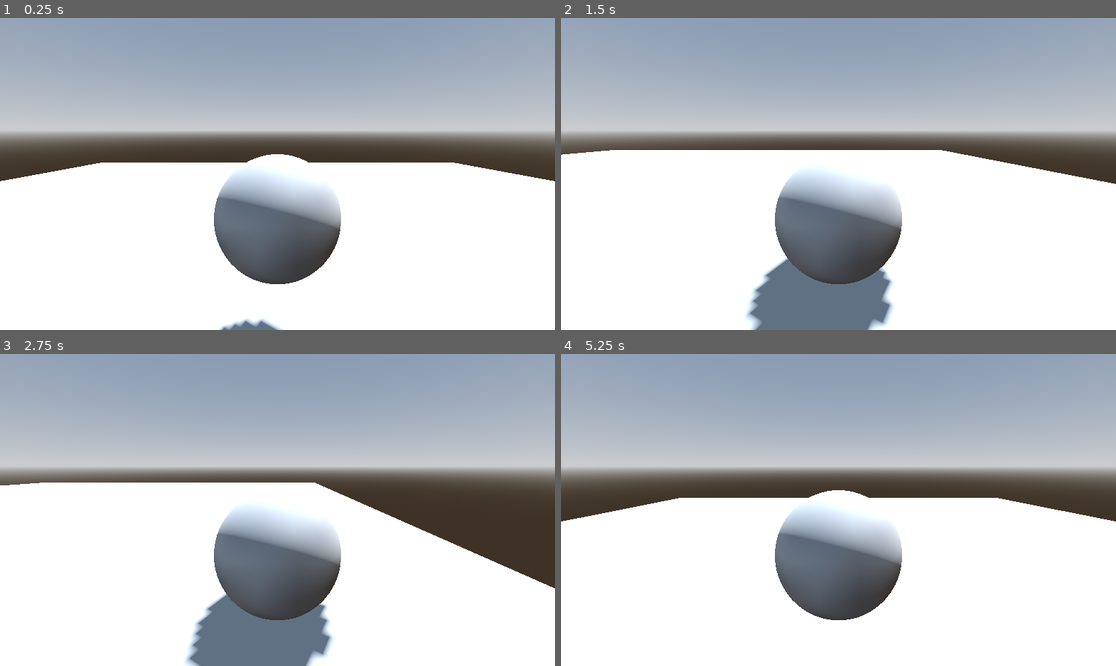
Above: before the commit, frames 1-4 (two rows, left to right).
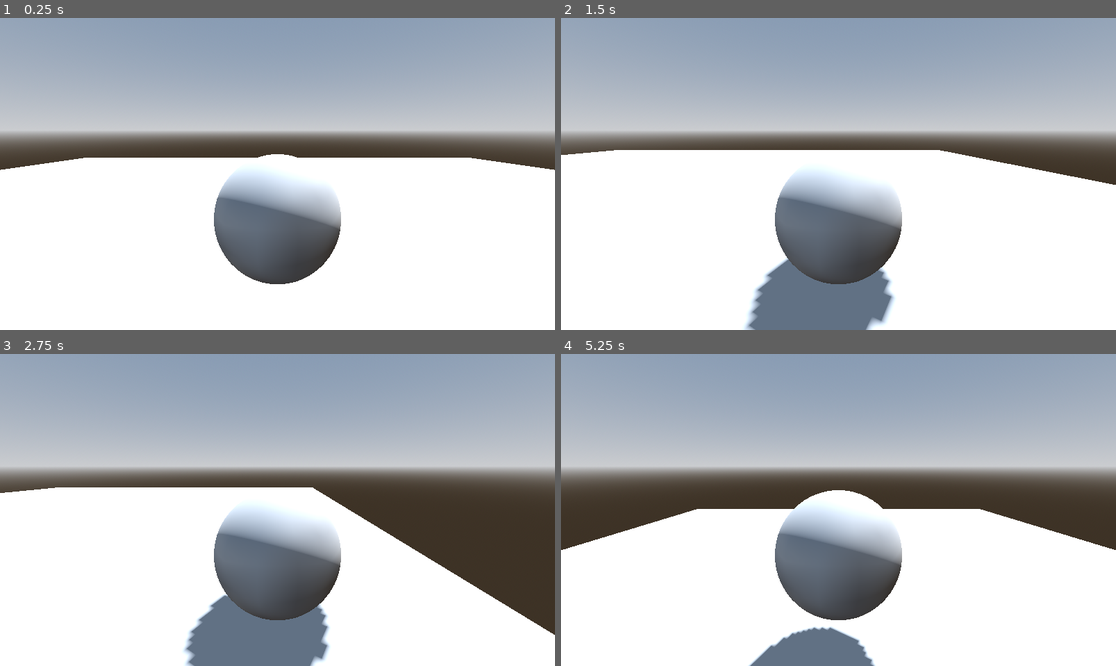
Above: after the commit, the same moments.

Repository: AuroraEchoes/GameJamTechFest2025
Game: Godot game, scene res://scenes/SnowballMovement.tscn
Same seed, same stepped clock (60 frames per second), same inputs: the game is played once before the commit and once after it.
Inputs:
- Up to frame 1 (0.25 s): no input
- Up to frame 2 (1.5 s): tap Enter (ui_accept) at 0.5, 0.77 s; hold Right (ui_right) 0.53-1.28 s; hold Down (ui_down) from 1.28 s (still down)
- Up to frame 3 (2.75 s): tap Enter (ui_accept) at 1.52 s; release Down (ui_down) at 2.03 s; hold Right (ui_right) from 2.03 s (still down)
- Up to frame 4 (5.25 s): release Right (ui_right) at 2.78 s; hold Up (ui_up) 2.78-3.53 s; tap Enter (ui_accept) at 3.02, 3.77, 4.52 s; hold Left (ui_left) 3.53-5.03 s; hold Down (ui_down) from 5.03 s (still down)

The runs differ from the first frame. In frame 1, 2.2% of the frame differs, in the area x 0-100%, y 44-100%; in frame 2, 0.6%; in frame 3, 5.2%; in frame 4, 6.7%, in the area x 0-100%, y 46-100%.

Commit message:
Updating the ball dize
Added a little update to the bottom of "snowballMovement" allowing for the size to slowly update over time

Diff:
--- a/scenes/SnowballMovement.tscn
+++ b/scenes/SnowballMovement.tscn
@@ -43,7 +43,7 @@
 shape = SubResource("ConcavePolygonShape3D_vhi4e")
 
 [node name="CharacterBody3D" type="CharacterBody3D" parent="MeshInstance3D"]
-transform = Transform3D(0.1, 7.00412e-13, -3.63798e-12, 7.00412e-13, 0.1, -1.13687e-13, 2.72848e-12, 1.7053e-13, 0.1, -7.84575e-06, 0.140076, 1.04318e-06)
+transform = Transform3D(0.1, -7.00412e-13, -2.72848e-12, 7.00412e-13, 0.1, -1.7053e-13, 2.72848e-12, 1.7053e-13, 0.1, -7.84575e-06, 0.140076, 1.04318e-06)
 script = ExtResource("1_gdgoh")
 
 [node name="MeshInstance3D" type="MeshInstance3D" parent="MeshInstance3D/CharacterBody3D"]
--- a/scripts/snowballMovement.gd
+++ b/scripts/snowballMovement.gd
@@ -3,6 +3,7 @@
 
 const SPEED = 5.0
 const JUMP_VELOCITY = 4.5
+var time := 0.0
 
 
 func _physics_process(delta: float) -> void:
@@ -25,4 +26,8 @@
 		velocity.x = move_toward(velocity.x, 0, SPEED)
 		velocity.z = move_toward(velocity.z, 0, SPEED)
 
+	time += delta
+	var scaled = sqrt(time)/12
+	scale = Vector3(scaled, scaled, scaled)
+
 	move_and_slide()
